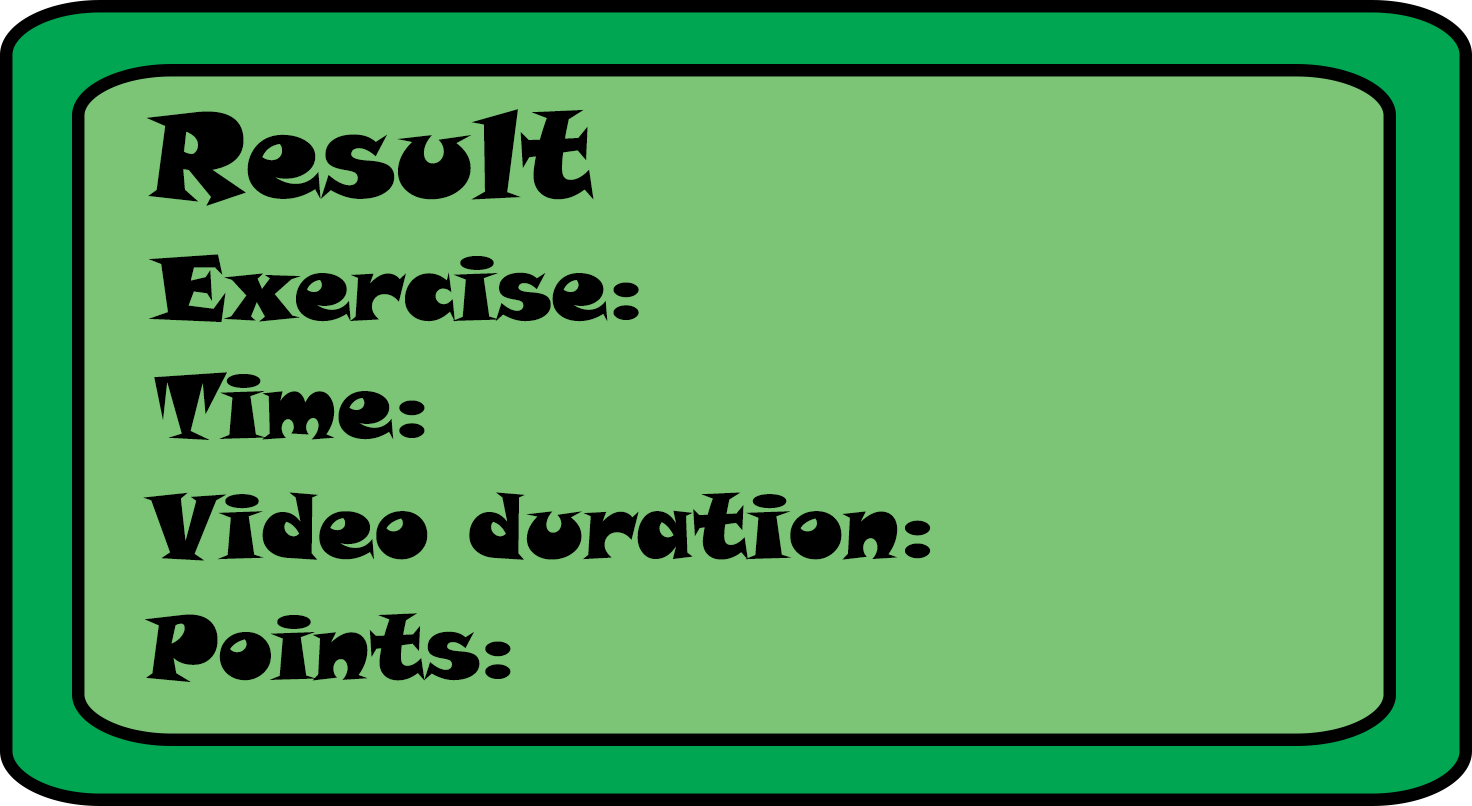
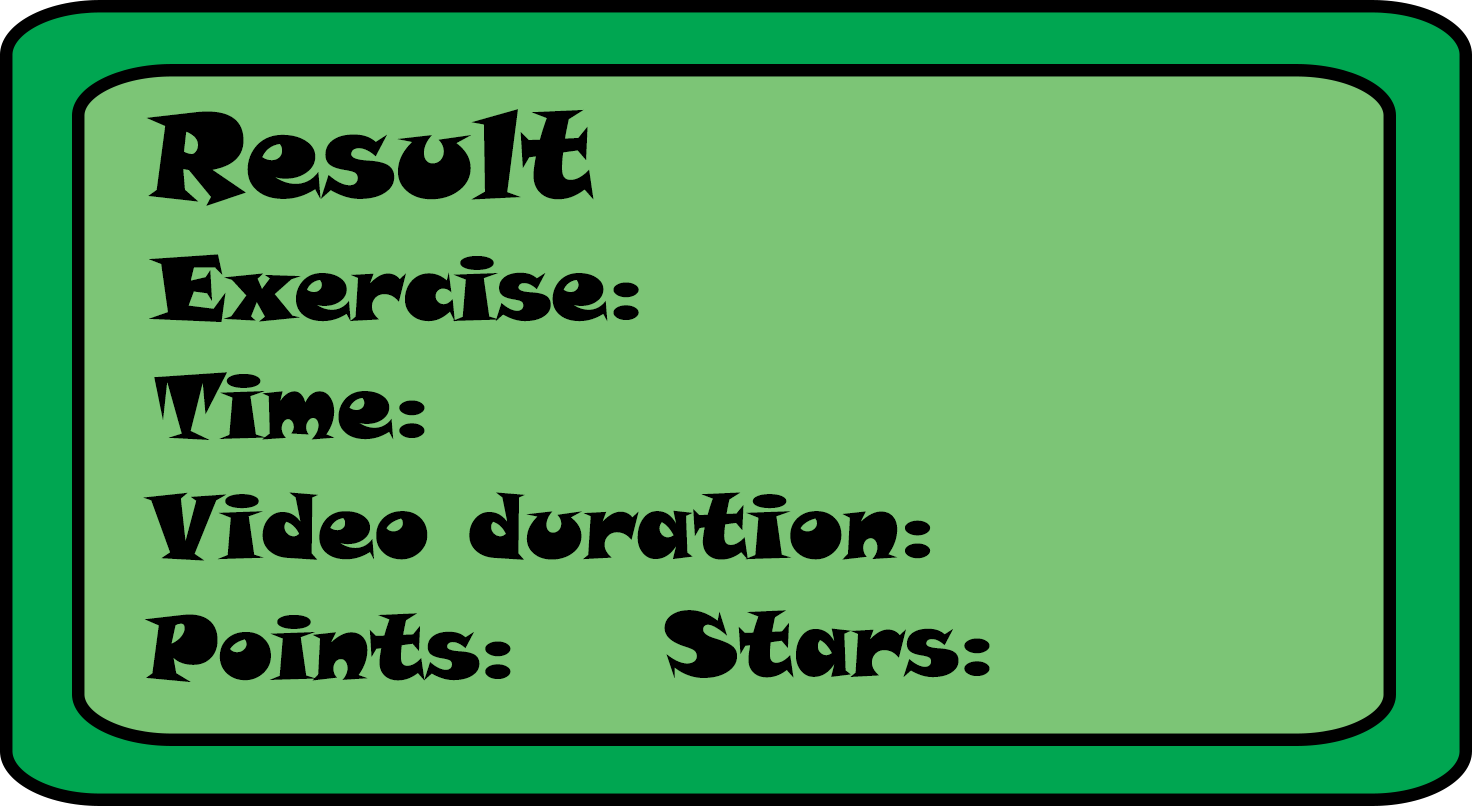
Layered file, before and after one edit (1472px x 806px). Changes by layer:
added layer "Stars" above "Points:" over [664, 610, 990, 678]
